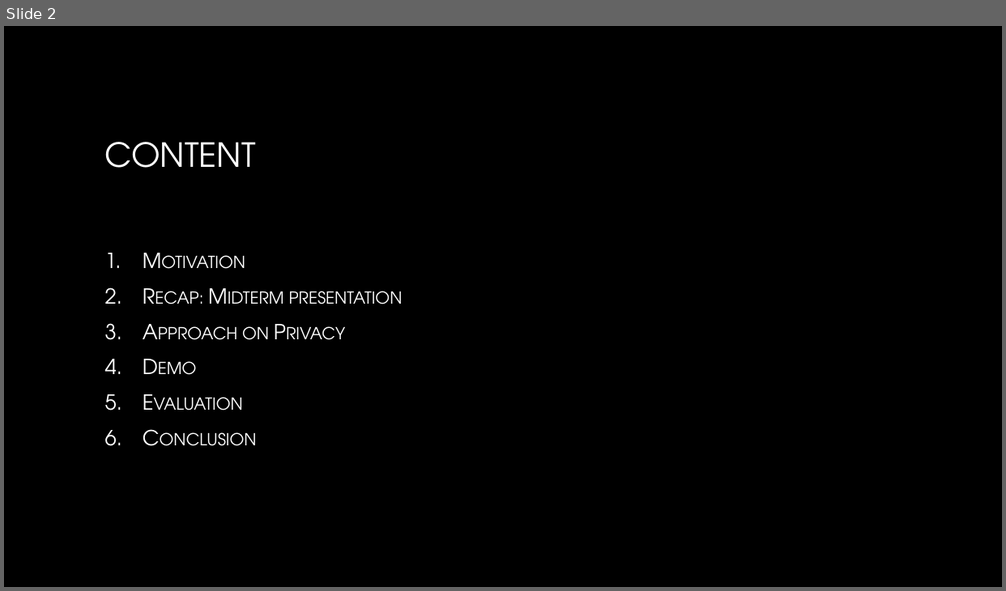
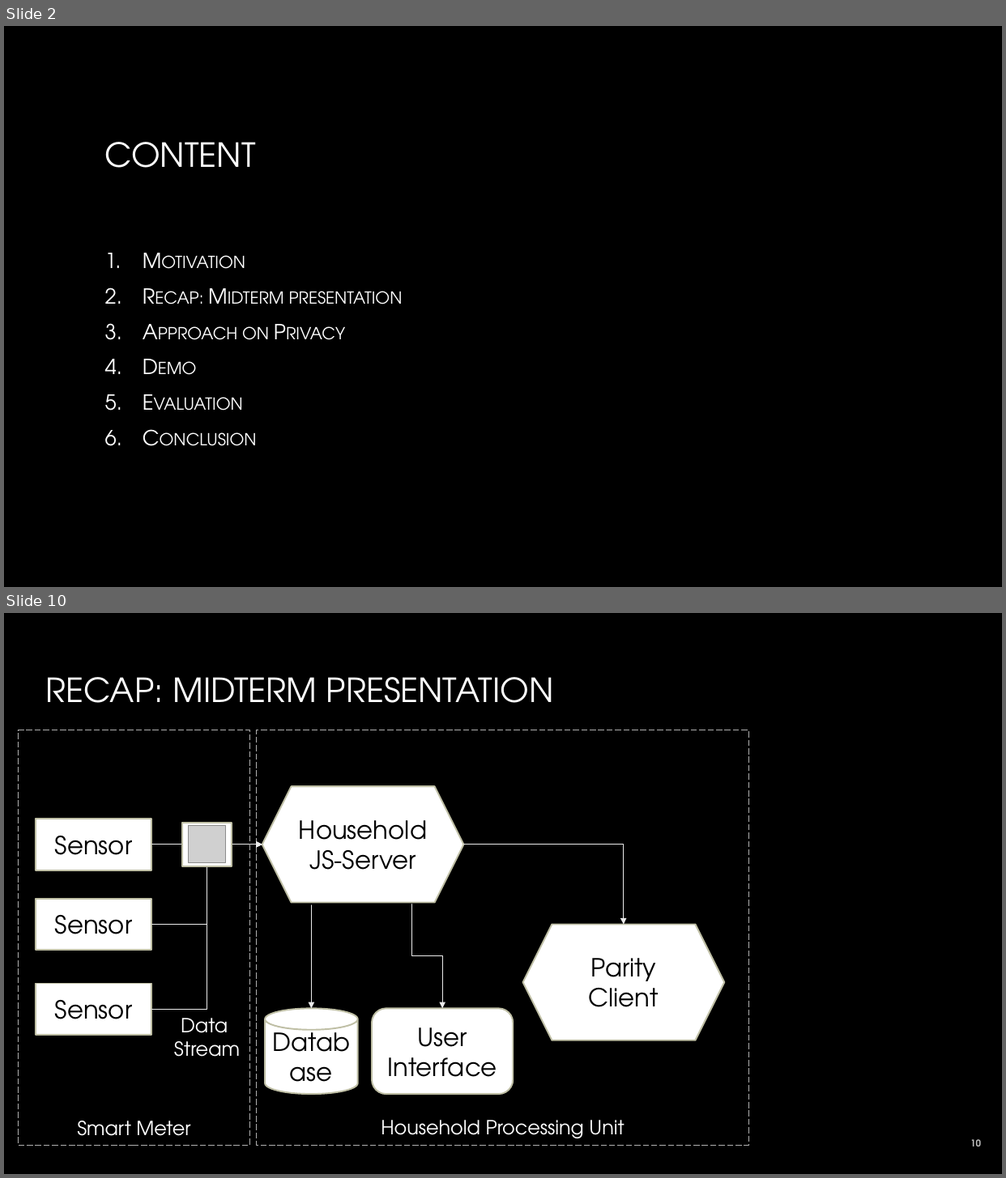
Before and after one commit to JacobEberhardt/decentralized-energy-trading, a slide deck: documentation/finalPresentation.pptx. Shown one above the other, each under a label of ours: slide 2 before the commit, slides 2 and 10 after it; the slides between them are not shown. The pictures are 1006x591 and 1006x1178 pixels, drawn with LibreOffice and Linux fonts; fonts in the diff are those of the drawing; grey boxes stand for pictures; background and template pictures are left out. Boxes give left, top, right and bottom in pixels: in the first picture for what was removed or moved away, otherwise in the second. Text is boxed around its words. In the diff, an @@ line names an element or a change of style, - is before the commit and + after.

Commit message:
Update final presentation draft
Add Motivation and Recap from Midterm presentation

```diff
--- a/documentation/finalPresentation.pptx
+++ b/documentation/finalPresentation.pptx
@@ slide 10 added at [4, 613, 1002, 1174], background picture (left out) @@
@@ title added at [45, 677, 554, 703], 32 pt, text gradient #FFFFFF to #A6A6A6 @@
+RECAP: MIDTERM PRESENTATION
@@ rectangle added at [19, 730, 249, 1146], outline #B0B0B0 0.75 pt dashed @@
@@ rectangle added at [257, 730, 749, 1146], outline #B0B0B0 0.75 pt dashed @@
@@ hexagon added at [262, 786, 463, 903], fill #FFFFFF, outline #BFBFA5 1.5 pt, 24 pt, text #000000 @@
+Household JS-Server
@@ rectangle added at [36, 819, 151, 871], fill #FFFFFF, outline #BFBFA5 1.5 pt, 24 pt, text #000000 @@
+Sensor
@@ rectangle added at [182, 823, 232, 867], fill #FFFFFF, outline #BFBFA5 1.5 pt @@
@@ picture added at [188, 825, 225, 862] @@
@@ elbow arrow added from (151, 924) to (262, 845), #EBEBEB 0.75 pt @@
@@ elbow arrow added from (151, 1010) to (262, 845), #EBEBEB 0.75 pt @@
@@ arrow added from (151, 845) to (262, 845), #EBEBEB 0.75 pt @@
@@ elbow arrow added from (463, 845) to (624, 924), #EBEBEB 0.75 pt @@
@@ rectangle added at [36, 899, 151, 951], fill #FFFFFF, outline #BFBFA5 1.5 pt, 24 pt, text #000000 @@
+Sensor
@@ elbow arrow added from (312, 905) to (312, 1009), #EBEBEB 0.75 pt @@
@@ elbow arrow added from (411, 905) to (443, 1009), #EBEBEB 0.75 pt @@
@@ hexagon added at [522, 924, 724, 1041], fill #FFFFFF, outline #BFBFA5 1.5 pt, 24 pt, text #000000 @@
+Parity Client
@@ rectangle added at [36, 983, 151, 1035], fill #FFFFFF, outline #BFBFA5 1.5 pt, 24 pt, text #000000 @@
+Sensor
@@ text added at [174, 1018, 240, 1057], 18.7 pt, text #FFFFFF @@
+Data
+Stream
@@ cylinder added at [266, 1009, 358, 1094], fill #FFFFFF, outline #BFBFA5 1.5 pt, 24 pt, text #000000 @@
+Database
@@ rounded rectangle added at [372, 1009, 513, 1094], fill #FFFFFF, outline #BFBFA5 1.5 pt, 24 pt, text #000000 @@
+User Interface
@@ text added at [77, 1121, 190, 1136], 18.7 pt, text #FFFFFF @@
+Smart Meter
@@ text added at [381, 1120, 624, 1139], 18.7 pt, text #FFFFFF @@
+Household Processing Unit
@@ page number added at [970, 1139, 981, 1147], 9 pt, text #BFBFBF, bold @@
+10
```
Also in this commit, not shown: 4 slides changed, 7 other slides added.
